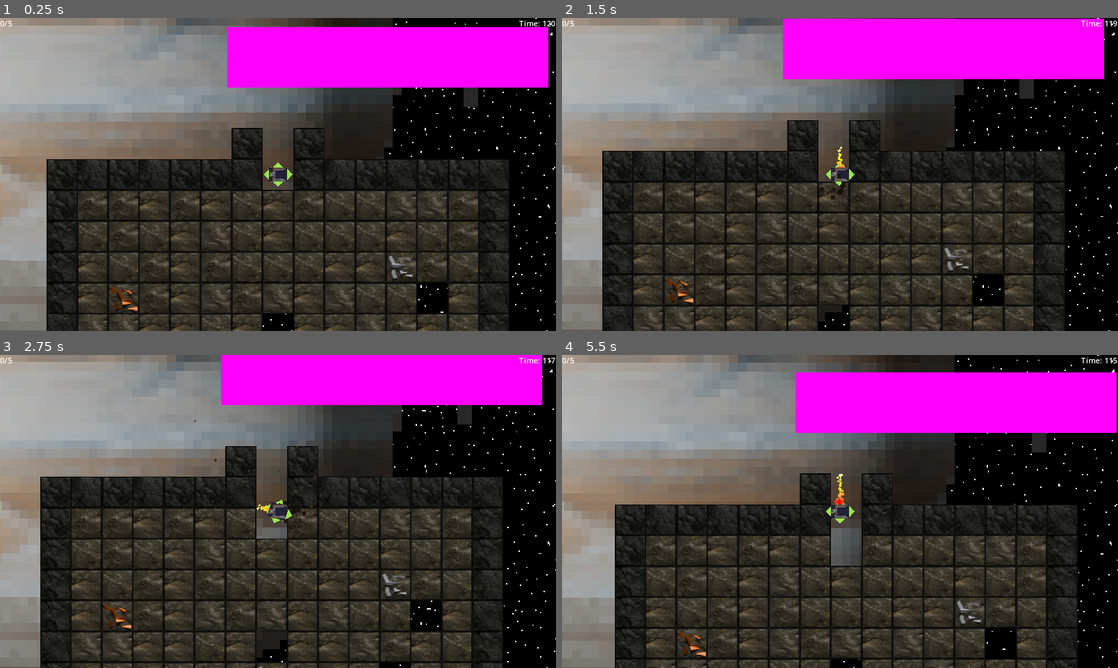
Above: before the commit, frames 1-4 (two rows, left to right).
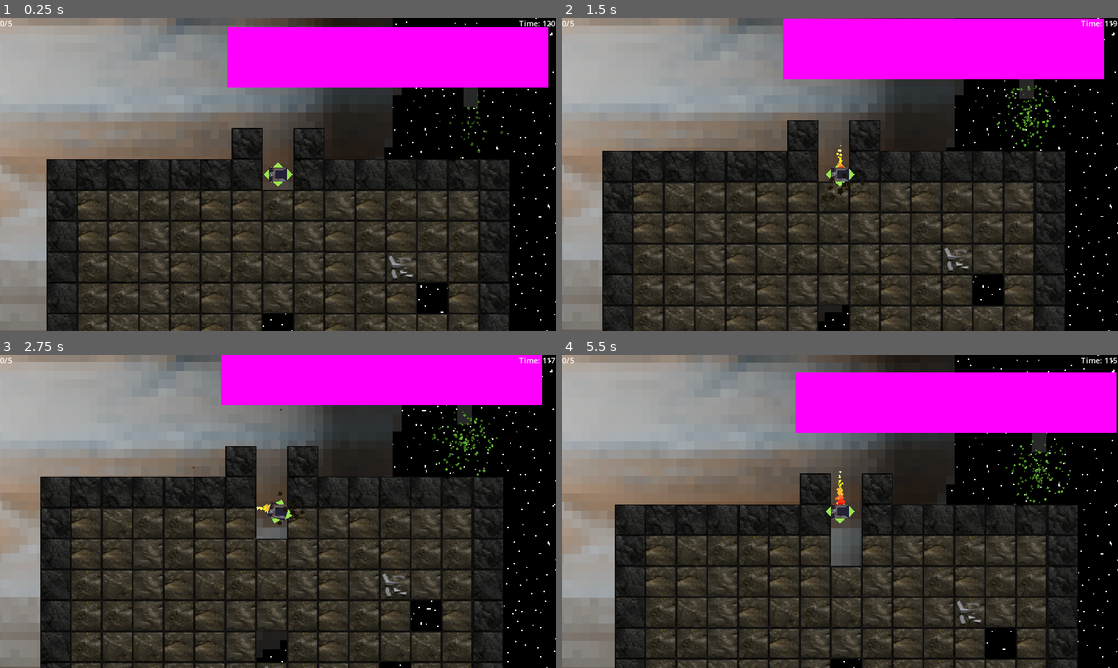
Above: after the commit, the same moments.

Repository: MissionToPsyche-Iridium/iridium_21q_web_game-csu
Game: Godot game, scene res://Scenes/pre.tscn
Same seed, same stepped clock (60 frames per second), same inputs: the game is played once before the commit and once after it.
Inputs (mouse positions are in pixels of both pictures, inside the frame that each line leads up to):
- Up to frame 1 (0.25 s): no input
- Up to frame 2 (1.5 s): move the mouse to (962, 158) at 0.52 s; hold D (right) 0.53-1.28 s; tap Space (Leave) at 0.6, 1.35 s; move the mouse to (728, 190) at 1.27 s; hold S (down) from 1.28 s (still down)
- Up to frame 3 (2.75 s): move the mouse to (333, 442) at 2.02 s; release S (down) at 2.03 s; hold D (right) from 2.03 s (still down); tap Space (Leave) at 2.1 s
- Up to frame 4 (5.5 s): move the mouse to (812, 574) at 2.77 s; release D (right) at 2.78 s; hold W (up) 2.78-3.53 s; tap Space (Leave) every 0.75 s from 2.85 to 5.1 s; move the mouse to (1006, 558) at 3.52 s; hold A (left) 3.53-5.03 s; move the mouse to (673, 464) at 4.27 s; move the mouse to (867, 511) at 5.02 s; hold S (down) from 5.03 s (still down)

The runs differ from the first frame. In frame 1, 4.9% of the frame differs, in the area x 8-92%, y 24-100%; in frame 2, 5.4%; in frame 3, 5.5%, in the area x 7-91%, y 13-100%; in frame 4, 4.6%.

Commit message:
working on quota system. Gamemaster tweaks.

Diff:
--- a/Objects/gui.tscn
+++ b/Objects/gui.tscn
@@ -1,41 +1,23 @@
-[gd_scene load_steps=3 format=3 uid="uid://b3r10iky618p3"]
+[gd_scene load_steps=4 format=3 uid="uid://b3r10iky618p3"]
 
 [ext_resource type="Script" path="res://scripts/gui/itemcount.gd" id="1_hk3dw"]
 [ext_resource type="Script" path="res://scripts/timerlabel.gd" id="2_arnaf"]
+[ext_resource type="Script" path="res://Objects/oreview.gd" id="3_fn24b"]
 
 [node name="GUI" type="CanvasLayer"]
 
-[node name="Control Left" type="Control" parent="."]
-layout_mode = 3
-anchors_preset = 0
-offset_right = 40.0
-offset_bottom = 40.0
-size_flags_horizontal = 3
-metadata/_edit_use_anchors_ = true
-
-[node name="Item Count" type="Label" parent="Control Left"]
-layout_mode = 0
+[node name="Item Count" type="Label" parent="."]
 offset_right = 49.0
 offset_bottom = 29.0
 script = ExtResource("1_hk3dw")
 metadata/_edit_use_anchors_ = true
 
-[node name="Control Right" type="Control" parent="."]
-layout_mode = 3
-anchor_left = 0.967014
-anchor_right = 1.0
-offset_left = -40.0
-offset_bottom = 40.0
-grow_horizontal = 0
-metadata/_edit_use_anchors_ = true
-
-[node name="Timer Label" type="Label" parent="Control Right"]
-layout_mode = 1
+[node name="Timer Label" type="Label" parent="."]
 anchors_preset = 5
 anchor_left = 0.5
 anchor_right = 0.5
-offset_left = -20.0
-offset_right = 20.0
+offset_left = 517.0
+offset_right = 557.0
 offset_bottom = 23.0
 grow_horizontal = 2
 text = "
@@ -43,3 +25,17 @@
 horizontal_alignment = 1
 script = ExtResource("2_arnaf")
 metadata/_edit_use_anchors_ = true
+
+[node name="VBoxContainer" type="VBoxContainer" parent="."]
+anchors_preset = 4
+anchor_top = 0.5
+anchor_bottom = 0.5
+offset_top = -130.5
+offset_right = 250.0
+offset_bottom = 130.5
+grow_vertical = 2
+size_flags_horizontal = 0
+script = ExtResource("3_fn24b")
+
+[node name="Label" type="Label" parent="VBoxContainer"]
+layout_mode = 2
--- a/Objects/mothership.tscn
+++ b/Objects/mothership.tscn
@@ -16,6 +16,9 @@
 [sub_resource type="CapsuleShape2D" id="CapsuleShape2D_mod6i"]
 radius = 9.1
 height = 18.2
+
+[sub_resource type="Gradient" id="Gradient_7vlly"]
+colors = PackedColorArray(0.439049, 0.439049, 0.439049, 1, 1, 1, 1, 1)
 
 [node name="mothership" type="Node2D"]
 scale = Vector2(10, 10)
@@ -48,7 +51,23 @@
 
 [node name="CollisionShape2D" type="CollisionShape2D" parent="depot"]
 position = Vector2(50.1, 20.2)
+scale = Vector2(0.8, 0.8)
 shape = SubResource("CapsuleShape2D_mod6i")
+
+[node name="CPUParticles2D" type="CPUParticles2D" parent="depot"]
+position = Vector2(50.1, 19.9)
+amount = 128
+randomness = 0.47
+emission_shape = 1
+emission_sphere_radius = 7.0
+gravity = Vector2(0, 0)
+orbit_velocity_min = -0.5
+orbit_velocity_max = 0.5
+angle_max = 90.0
+scale_amount_min = 2.0
+scale_amount_max = 5.0
+color = Color(0.402996, 0.762766, 0.197313, 1)
+color_ramp = SubResource("Gradient_7vlly")
 
 [node name="Tube" type="Line2D" parent="."]
 z_index = -2
--- /dev/null
+++ b/Objects/oreview.gd
@@ -0,0 +1,24 @@
+extends VBoxContainer
+
+
+@onready var countdrone = {
+	2: 0,
+	3: 0,
+	5: 0,
+	6: 0,
+	7: 0
+}
+@onready var sprite = preload("res://Objects/pickup.tscn")
+
+func _ready() -> void:
+	Inventory.connect("on_inventory_change_drone", _update_sheet_drone)
+	pass # Replace with function body.
+
+
+# Called every frame. 'delta' is the elapsed time since the previous frame.
+func _process(delta: float) -> void:
+	pass
+
+func _update_sheet_drone():
+
+	pass
--- a/Objects/pickup.tscn
+++ b/Objects/pickup.tscn
@@ -1,11 +1,11 @@
 [gd_scene load_steps=309 format=3 uid="uid://bv7n2tlw3a6oo"]
 
-[ext_resource type="Texture2D" uid="uid://1rw7t03m31hk" path="res://Assets/pickups/cobaltsheet.png" id="1_4jrhn"]
-[ext_resource type="Texture2D" uid="uid://cvxdhpc7fak3m" path="res://Assets/pickups/ironsheet.png" id="1_bvm56"]
 [ext_resource type="Script" path="res://scripts/pickup.gd" id="1_kt3oh"]
-[ext_resource type="Texture2D" uid="uid://cna53htda627n" path="res://Assets/pickups/coppersheet.png" id="2_jq3e5"]
-[ext_resource type="Texture2D" uid="uid://bbdg0ug12oy6a" path="res://Assets/pickups/cinnabarsheet.png" id="2_mhfek"]
-[ext_resource type="Texture2D" uid="uid://bd3bksfloa330" path="res://Assets/pickups/goldsheet.png" id="4_7edlu"]
+[ext_resource type="Texture2D" uid="uid://bbdg0ug12oy6a" path="res://Assets/pickups/cinnabarsheet.png" id="2_3dvgq"]
+[ext_resource type="Texture2D" uid="uid://1rw7t03m31hk" path="res://Assets/pickups/cobaltsheet.png" id="3_t18ys"]
+[ext_resource type="Texture2D" uid="uid://cna53htda627n" path="res://Assets/pickups/coppersheet.png" id="4_aedxw"]
+[ext_resource type="Texture2D" uid="uid://bd3bksfloa330" path="res://Assets/pickups/goldsheet.png" id="5_73qfi"]
+[ext_resource type="Texture2D" uid="uid://cvxdhpc7fak3m" path="res://Assets/pickups/ironsheet.png" id="6_qy6id"]
 
 [sub_resource type="PhysicsMaterial" id="PhysicsMaterial_jith6"]
 friction = 0.0
--- a/scripts/CurrencyManager.gd
+++ b/scripts/CurrencyManager.gd
@@ -17,3 +17,6 @@
 
 func get_balance() -> int:
 	return balance
+
+func reset():
+	balance = 0
--- a/scripts/dronestats.gd
+++ b/scripts/dronestats.gd
@@ -30,3 +30,16 @@
 		"Tube Speed" = tubespeed,
 	}
 	return dict
+
+func reset():
+	grabbercooldown = 60
+	grabberspeed = 0.04
+	grabberrange = 128
+	drillspeed = 1
+	drillstr = 0
+	dronespeed = 200
+	droneluck = 0
+	tubespeed = 2
+	rerollcost = 5
+	rerollinc = 2
+	pass
--- a/scripts/gamemaster.gd
+++ b/scripts/gamemaster.gd
@@ -3,8 +3,43 @@
 @onready var timer = Timer.new() #Games timer.
 
 @onready var timetillloss: int = 120 #How much time in sec the player has till they lose.
-@onready var minesizex: int = 15 #Mine size, incs by X every loop.
-@onready var minesizey: int = 15 #Mine size Y.
+@onready var day = 1 #Day we are on, from 1-20.
+
+#HUGE dict of scaling.
+#Sizex = size of mine x
+#sizey = size of mine y
+#time = time in sec player has
+#oredict = dict to be passed to the mine.
+#required = required value (in scrap) the player needs to obtain.
+@onready var diffdict = {
+	1: {
+		"sizex": 15,
+		"sizey": 15,
+		"time": 120,
+		"oredict": {
+				0: 5,
+				2: 4,
+				3: 2,
+				5: 0,
+				7: 0
+		},
+		"required": 5
+	},
+	2: { #Less time, bigger mine, more ores, higher required.
+		"sizex": 17,
+		"sizey": 17,
+		"time": 110,
+		"oredict": {
+				0: 6,
+				2: 4,
+				3: 2,
+				5: 0,
+				7: 0
+		},
+		"required": 7
+	}
+}
+
 
 func _ready() -> void:
 	seed(randi_range(0,25565))
@@ -14,6 +49,12 @@
 	pass
 
 func _on_game_clock_timeout(): #when the timer ends, the player loses.
+	#Reset every variable to there orginal values.
+	day = 1
+	Inventory.reset()
+	Dronestats.reset()
+	CurrencyManager.reset()
+	#BRING UP GAME OVER GUI HERE.
 	print("GAME END")
 
 func get_time(): #Returns the time remaining on the global clock.
@@ -22,18 +63,23 @@
 func wind_timer():
 	timer.start(timetillloss)
 
-func leave_pre(): #Called when the player leaves the main scene.
+func leave_pre(): #Called when the player leaves the main scene. AKA leaves when pressing space on mothership.
+	#NOTE: this function will only be allowed to be called by mothership if the player meets the required scrap.
 	#Move all items inside drone to ship.
 	for item in Inventory.inventorydrone:
 		Inventory.inventoryship.append(item)
 		Inventory.inventorydrone.erase(item)
 	timer.stop()
-	#Temp, will leave to shop screen.
+	day += 1
 	get_tree().change_scene_to_file("res://Scenes/shop.tscn")
 
 func leave_shop(): #Called when we leave the shop.
+	get_tree().change_scene_to_file("res://Scenes/pre.tscn")
 	pass
 
-func start_pre(): #Called when the game switches to the next mine.
-	get_tree().change_scene_to_file("res://Scenes/pre.tscn")
+func leave_title(): #Called when we leave the title screen.
 	pass
+
+func inc_day(): #incs the day by one, updating any values.
+
+	pass
--- a/scripts/inventory.gd
+++ b/scripts/inventory.gd
@@ -5,6 +5,8 @@
 @onready var inventoryship = []
 @onready var dronemaxsize: int = 5 # Max number of items we can store in the drone.
 @onready var inventorydronefull = false # Flag to see if inventory is full.
+@onready var itemvalues = {2: 1, 3: 2, 5: 5, 7: 10}  # Example: Adjust these IDs and values as per your game's design
+
 
 signal on_inventory_change_drone() # When the drones inventory changes
 signal on_inventory_drone_full() # When the drones inventory is full
@@ -27,11 +29,6 @@
 		inventorydronefull = true
 		emit_signal("on_inventory_drone_full")
 
-	# Imane's Tweaks: Define the monetary value of each valuable item by ID
-	var item_values = {2: 1, 3: 2, 5: 5, 7: 10}  # Example: Adjust these IDs and values as per your game's design
-	# Imane's Tweaks: Check if the picked item should add currency and apply the value
-	if pickup.id in item_values:
-		CurrencyManager.add_money(item_values[pickup.id])
 
 # Called when one item is moved from the drone to the mothership.
 func from_drone_to_mothership():
@@ -41,3 +38,13 @@
 		inventoryship.append(id)
 		emit_signal("on_inventory_change_drone")
 		print("INV SHIP:", inventoryship)
+		# Imane's Tweaks: Define the monetary value of each valuable item by ID
+		# Imane's Tweaks: Check if the picked item should add currency and apply the value
+		if id in itemvalues:
+			CurrencyManager.add_money(itemvalues[id])
+#Reset inv
+func reset():
+	inventorydrone = []
+	inventoryship = []
+	inventorydronefull = false
+	dronemaxsize = 5
--- a/scripts/mine.gd
+++ b/scripts/mine.gd
@@ -19,9 +19,9 @@
 #6 TODO Still needs block, pickup done = Gold
 #7 = Cinnabar
 @export var orereq = { #How many ores this mine we will spawn. 0 counts as an ore here.
-	0: 5,
-	2: 5,
-	3: 5,
+	0: 0,
+	2: 0,
+	3: 0,
 	5: 0,
 	7: 0
 }
--- a/scripts/mothership.gd
+++ b/scripts/mothership.gd
@@ -7,10 +7,14 @@
 
 func _physics_process(delta: float) -> void:
 	#Used to check for leaving.
-	if droneinsidedepot and Input.is_action_just_pressed("Leave"):
+	if droneinsidedepot and Input.is_action_just_pressed("Leave") and CurrencyManager.get_balance() >= Gamemaster.diffdict[Gamemaster.day]['required']:
 		spacecount += 1
 		if spacecount >= 5:
 			Gamemaster.leave_pre()
+	if not CurrencyManager.get_balance() >= Gamemaster.diffdict[Gamemaster.day]['required'] and Input.is_action_just_pressed("Leave"):
+		#TODO: play a failure sound here.
+		#TODO: have text say "required not met! or something."
+		pass
 	pass
 
 func _on_depot_body_entered(body: Node2D) -> void:
@@ -23,5 +27,3 @@
 		droneinsidedepot = false
 		drone = null
 		spacecount = 0
-func _on_timer_timeout():
-	Inventory.from_drone_to_mothership()
--- a/scripts/pre.gd
+++ b/scripts/pre.gd
@@ -13,8 +13,9 @@
 	var mothership = mothershippacked.instantiate()
 	#Add as child to this node.
 	#Figure out dif scale function. For now hard set height and width.
-	mine.height = Gamemaster.minesizey
-	mine.width = Gamemaster.minesizex
+	mine.height = Gamemaster.diffdict[Gamemaster.day]['sizey']
+	mine.width = Gamemaster.diffdict[Gamemaster.day]['sizex']
+	mine.orereq = Gamemaster.diffdict[Gamemaster.day]['oredict']
 	#DO NOT EDIT VARS OF OBJECTS AFTER THEY HAVE BEEN ADDED AS CHILDREN.
 	add_child(mine)
 	#Move drone and mothership to pos.
@@ -27,8 +28,3 @@
 	add_child(drone)
 	add_child(mothership)
 	Gamemaster.wind_timer()
-
-
-# Called every frame. 'delta' is the elapsed time since the previous frame.
-func _process(delta: float) -> void:
-	pass
Not shown: 1 places in Objects/mothership.tscn that only renumber resources
Not shown: 1 places in Objects/pickup.tscn that only renumber resources
